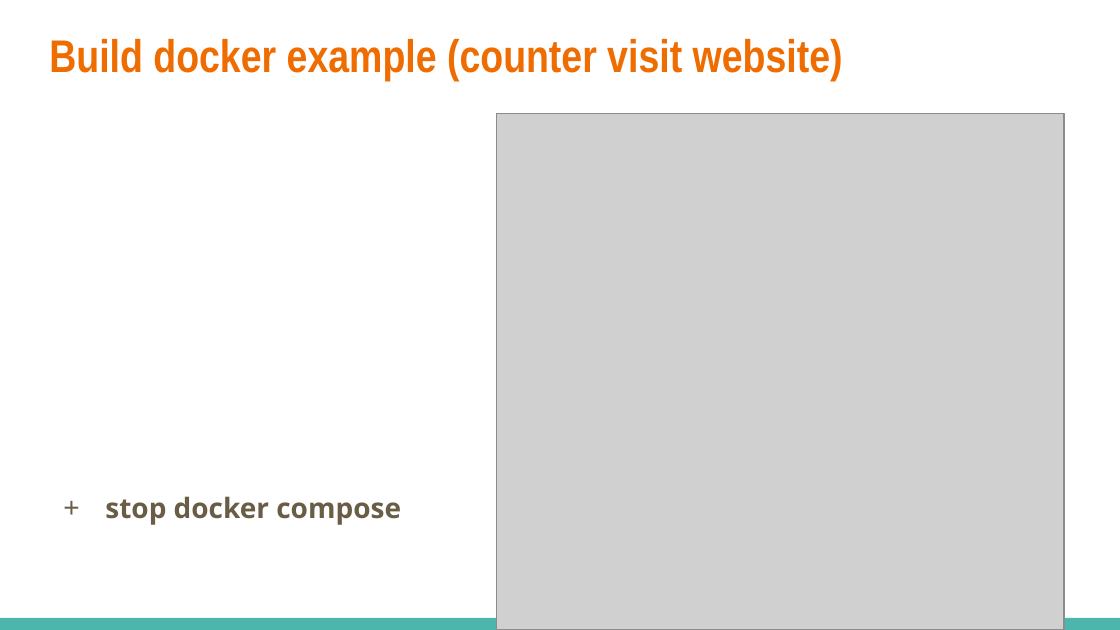
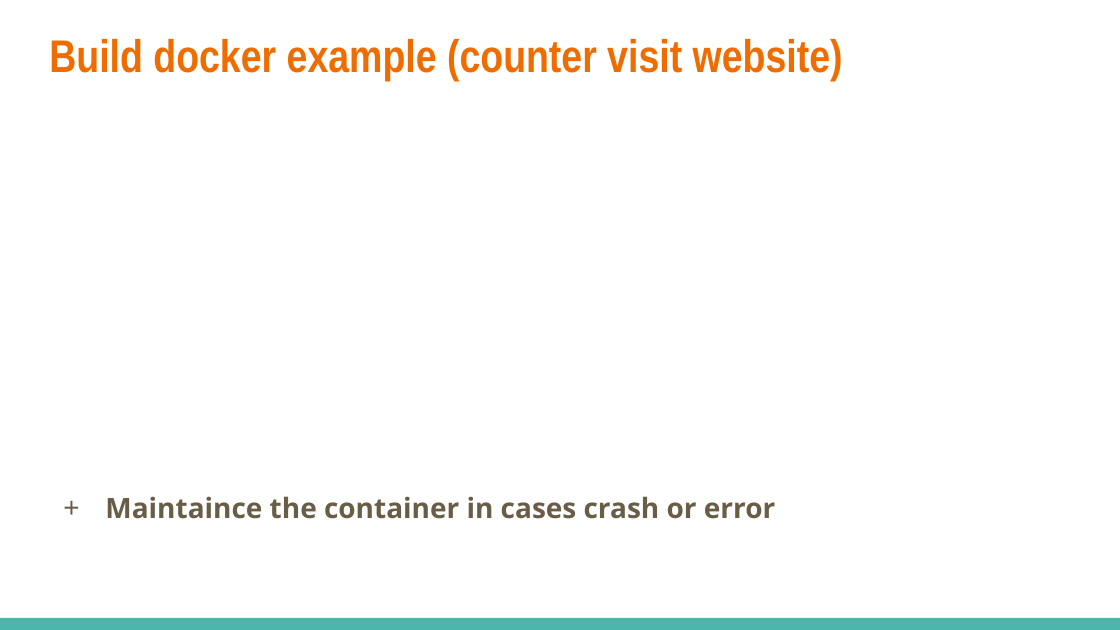
Before and after one commit to dinhhung09138/Learning-Example, a slide deck: slide 38 of Docker - 03 - Build a Custom Images Through Docker.pptx. Drawn at 1120x630 pixels with LibreOffice and Linux fonts; fonts in the diff are those of the drawing; grey boxes stand for pictures. Boxes give left, top, right and bottom in pixels: in the first picture for what was removed or moved away, otherwise in the second. Text is boxed around its words. In the diff, an @@ line names an element or a change of style, - is before the commit and + after.

Commit message:
Example counter website using nodejs and redis

```diff
--- a/Docker - 03 - Build a Custom Images Through Docker.pptx
+++ b/Docker - 03 - Build a Custom Images Through Docker.pptx
@@ picture removed at box(496, 113, 1064, 629) @@
@@ text at box(105, 496, 775, 519): text changed @@
-+ stop docker compose
++ Maintaince the container in cases crash or error
```
Also in this commit, not shown: 3 other files.
